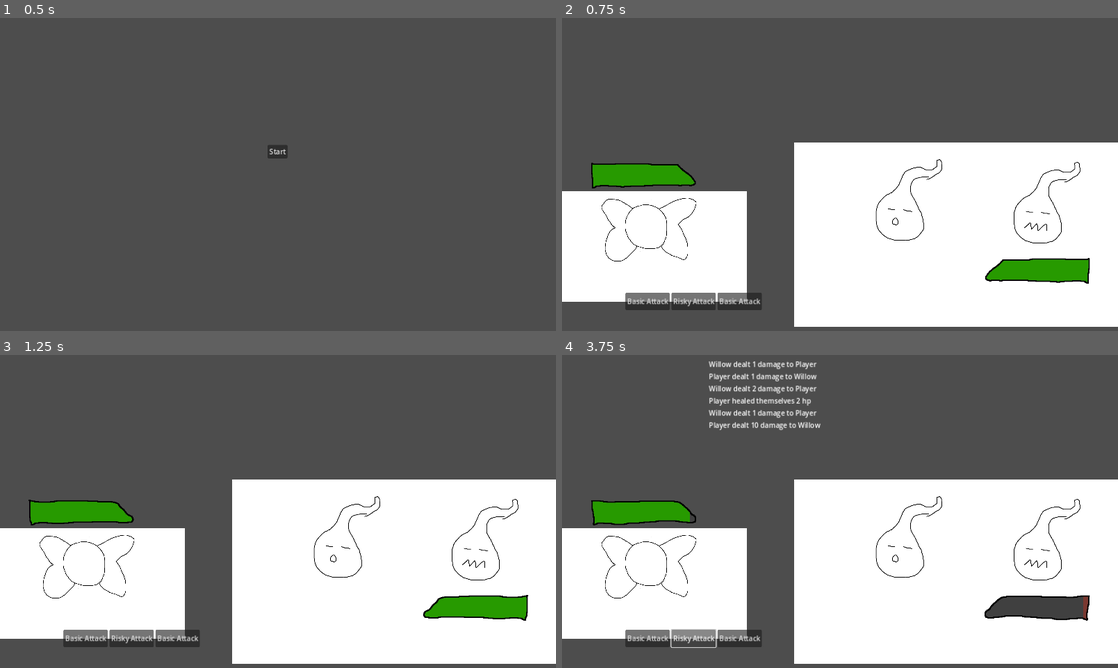
Above: before the commit, frames 1-4 (two rows, left to right).
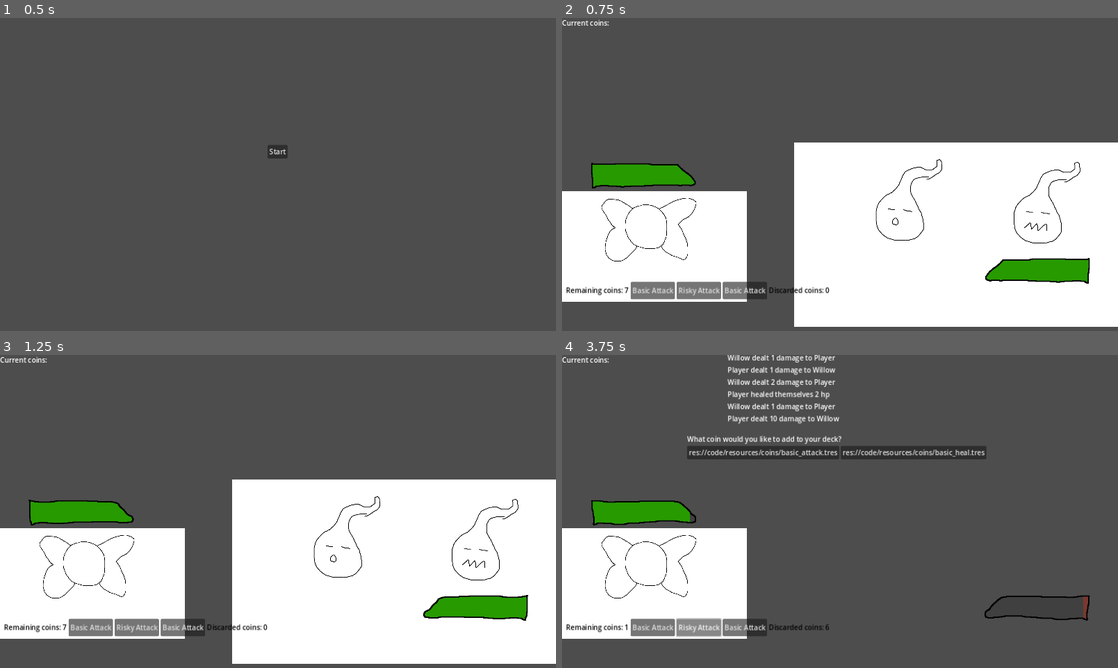
Above: after the commit, the same moments.

Repository: bonsaipropaganda/mini-jam-139
Game: Godot game, scene res://scenes/UI/main_menu.tscn
Two runs of this game, one before a commit and one after it. Both use one fixed random seed, a clock stepped at 60 frames per second and the inputs below.
Inputs:
- Up to frame 1 (0.5 s): no input
- Up to frame 2 (0.75 s): click "Start" at 0.5 s
- Up to frame 3 (1.25 s): no input
- Up to frame 4 (3.75 s): click "Basic Attack" at 1.25 s; click "Basic Attack" at 2 s; click "Basic Heal" at 2.75 s; click "Risky Attack" at 3.5 s

Frame 1 is identical in both runs. In frame 2, 2.0% of the frame differs, in the area x 0-49%, y 0-94%; in frame 3, 2.0%; in frame 4, 40%, in the area x 0-100%, y 0-99%.

Commit message:
Bonsai (#3)
    added coin selection scene (needs finishing)
    added labels showing coins in the deck and in the discard

Diff:
--- /dev/null
+++ b/code/UI/choice_scene_coin.gd
@@ -0,0 +1,31 @@
+extends Control
+
+signal choice_selected(choice)
+
+var basic_attack_coin = "res://code/resources/coins/basic_attack.tres"
+var basic_heal_coin = "res://code/resources/coins/basic_heal.tres"
+var risky_attack_coin = "res://code/resources/coins/risky_attack.tres"
+
+var possible_coins = [basic_attack_coin, basic_heal_coin, risky_attack_coin]
+
+var choice_1
+var choice_2
+
+func _ready() -> void:
+	# pick a random one for each and make sure it's not the same coin
+	choice_1 = possible_coins.pick_random()
+	choice_2 = possible_coins.pick_random()
+	while choice_1 == choice_2:
+		choice_2 = possible_coins.pick_random()
+
+	# setup the UI
+	$VBoxContainer/HBoxContainer/Choice1Button.text = choice_1
+	$VBoxContainer/HBoxContainer/Choice2Button.text = choice_2
+
+
+
+func _on_choice_1_button_pressed() -> void:
+	choice_selected.emit(choice_1)
+
+func _on_choice_2_button_pressed() -> void:
+	choice_selected.emit(choice_2)
--- a/code/UI/coins_hbox.gd
+++ b/code/UI/coins_hbox.gd
@@ -19,3 +19,7 @@
 		coin_2_button.text = player_hand[1].coin_name
 	if player_hand[2]:
 		coin_3_button.text = player_hand[2].coin_name
+
+func _process(delta: float) -> void:
+	$DeckLabel.text = "Remaining coins: " + str(Global.player_deck_size)
+	$DiscardLabel.text = "Discarded coins: " + str(Global.player_discard_size)
--- a/code/deck_component.gd
+++ b/code/deck_component.gd
@@ -63,8 +63,6 @@
 	if current_hand:
 		do_action.emit(current_hand[coin].flip())
 	else: print("empty hand")
-#	print("current_hand: " + str(current_hand))
-#	print("deck_coins:" + str(deck_coins))
 
 
 func finish_hand():
--- a/code/enemies/enemy.gd
+++ b/code/enemies/enemy.gd
@@ -6,6 +6,7 @@
 
 
 signal do_action(action: Action)
+signal enemy_died
 
 
 @export var possible_actions: Array[Action] = []
@@ -44,3 +45,8 @@
 		act_idx += 1
 
 	do_action.emit(possible_actions[act_idx])
+
+
+func _on_health_component_die() -> void:
+	enemy_died.emit()
+	queue_free()
--- a/code/global.gd
+++ b/code/global.gd
@@ -3,12 +3,13 @@
 
 signal action_performed(action: String)
 
-
+# variables
 # list of all possible coins. Might not end up needing this
 const ALL_POSSIBLE_COINS = []
 
 var rng := RandomNumberGenerator.new()
-
+var player_deck_size
+var player_discard_size
 
 func push_action(act: String) -> void:
 	action_performed.emit(act)
--- a/code/player.gd
+++ b/code/player.gd
@@ -21,13 +21,20 @@
 func play_coin(idx: int) -> void:
 	deck_component.play(idx)
 	deck_component.finish_hand()
+	update_deck_ui()
 
 
 func _on_deck_component_dealt(signal_hand) -> void:
 	current_hand = signal_hand
 	if coins_hbox:
 		coins_hbox.player_hand = signal_hand
+	update_deck_ui()
 
 
-func _on_deal_button_pressed() -> void:
-	deck_component.deal()
+func update_deck_ui():
+	Global.player_deck_size = len(deck_component.deck_coins)
+	Global.player_discard_size = len(deck_component.discard_pile)
+
+
+#func _on_coin_choice_selected(choice) -> void:
+#	deck_component.deck_coins.append(choice)
--- /dev/null
+++ b/scenes/UI/choice_scene_coin.tscn
@@ -0,0 +1,35 @@
+[gd_scene load_steps=2 format=3 uid="uid://x32nf6rqxaa5"]
+
+[ext_resource type="Script" path="res://code/UI/choice_scene_coin.gd" id="1_ipoeb"]
+
+[node name="ChoiceSceneCoin" type="Control"]
+layout_mode = 3
+anchors_preset = 15
+anchor_right = 1.0
+anchor_bottom = 1.0
+grow_horizontal = 2
+grow_vertical = 2
+script = ExtResource("1_ipoeb")
+
+[node name="VBoxContainer" type="VBoxContainer" parent="."]
+layout_mode = 0
+offset_right = 40.0
+offset_bottom = 40.0
+
+[node name="Label" type="Label" parent="VBoxContainer"]
+layout_mode = 2
+text = "What coin would you like to add to your deck?"
+
+[node name="HBoxContainer" type="HBoxContainer" parent="VBoxContainer"]
+layout_mode = 2
+
+[node name="Choice1Button" type="Button" parent="VBoxContainer/HBoxContainer"]
+layout_mode = 2
+text = "Example 1"
+
+[node name="Choice2Button" type="Button" parent="VBoxContainer/HBoxContainer"]
+layout_mode = 2
+text = "Example 2"
+
+[connection signal="pressed" from="VBoxContainer/HBoxContainer/Choice1Button" to="." method="_on_choice_1_button_pressed"]
+[connection signal="pressed" from="VBoxContainer/HBoxContainer/Choice2Button" to="." method="_on_choice_2_button_pressed"]
--- a/scenes/enemies/Willo.tscn
+++ b/scenes/enemies/Willo.tscn
@@ -23,3 +23,5 @@
 [node name="HealthComponent" parent="." instance=ExtResource("2_u8w1j")]
 starting_health = 10
 max_health = 10
+
+[connection signal="die" from="HealthComponent" to="." method="_on_health_component_die"]
--- /dev/null
+++ b/scenes/main.gd
@@ -0,0 +1,8 @@
+extends Node2D
+
+func _ready() -> void:
+	for child in $Enemies.get_children():
+		child.enemy_died.connect(_on_enemy_died)
+
+func _on_enemy_died():
+	$CanvasLayer/UI/ChoiceSceneCoin.show()
--- a/scenes/main.tscn
+++ b/scenes/main.tscn
@@ -1,13 +1,16 @@
-[gd_scene load_steps=7 format=3 uid="uid://iejmmnbiii2j"]
+[gd_scene load_steps=9 format=3 uid="uid://iejmmnbiii2j"]
 
 [ext_resource type="PackedScene" uid="uid://b02po41vs2fo2" path="res://scenes/player.tscn" id="1_rlfoc"]
+[ext_resource type="Script" path="res://scenes/main.gd" id="1_u4f47"]
 [ext_resource type="Script" path="res://code/combat/combat_manager.gd" id="2_0uygc"]
 [ext_resource type="PackedScene" uid="uid://pdhajmhtyjha" path="res://scenes/UI/combat_history.tscn" id="2_5qwly"]
 [ext_resource type="Script" path="res://code/UI/coins_hbox.gd" id="2_6e1k6"]
 [ext_resource type="PackedScene" uid="uid://bh7g0ayrjj5c2" path="res://scenes/UI/health_bar.tscn" id="3_u6i8t"]
+[ext_resource type="PackedScene" uid="uid://x32nf6rqxaa5" path="res://scenes/UI/choice_scene_coin.tscn" id="5_gvm72"]
 [ext_resource type="PackedScene" uid="uid://cqmtn0q37ttcv" path="res://scenes/enemies/Willo.tscn" id="6_wtn3q"]
 
 [node name="Main" type="Node2D"]
+script = ExtResource("1_u4f47")
 
 [node name="CanvasLayer" type="CanvasLayer" parent="."]
 
@@ -17,13 +20,26 @@
 offset_right = 40.0
 offset_bottom = 40.0
 
+[node name="ChoiceSceneCoin" parent="CanvasLayer/UI" instance=ExtResource("5_gvm72")]
+visible = false
+layout_mode = 1
+offset_left = 288.0
+offset_top = 182.0
+offset_right = 288.0
+offset_bottom = 182.0
+
 [node name="CoinsHBox" type="HBoxContainer" parent="CanvasLayer/UI"]
 layout_mode = 0
-offset_left = 146.0
-offset_top = 632.0
-offset_right = 186.0
-offset_bottom = 672.0
+offset_left = 9.0
+offset_top = 607.0
+offset_right = 399.0
+offset_bottom = 647.0
 script = ExtResource("2_6e1k6")
+
+[node name="DeckLabel" type="Label" parent="CanvasLayer/UI/CoinsHBox"]
+layout_mode = 2
+theme_override_colors/font_color = Color(0, 0, 0, 1)
+text = "Coins in deck: "
 
 [node name="Coin1Button" type="Button" parent="CanvasLayer/UI/CoinsHBox"]
 layout_mode = 2
@@ -39,11 +55,10 @@
 layout_mode = 2
 text = "Coin 3"
 
-[node name="CombatHistory" parent="CanvasLayer/UI" instance=ExtResource("2_5qwly")]
-layout_mode = 1
-offset_left = 338.0
-offset_right = 844.0
-offset_bottom = 133.0
+[node name="DiscardLabel" type="Label" parent="CanvasLayer/UI/CoinsHBox"]
+layout_mode = 2
+theme_override_colors/font_color = Color(0, 0, 0, 1)
+text = "Discard pile:"
 
 [node name="PlayerHealthBar" parent="CanvasLayer/UI" node_paths=PackedStringArray("target_entity") instance=ExtResource("3_u6i8t")]
 layout_mode = 1
@@ -60,20 +75,36 @@
 offset_right = 1474.0
 offset_bottom = 614.0
 scale = Vector2(-1, 1)
-target_entity = NodePath("../../../Willow")
+target_entity = NodePath("../../../Enemies/Willow")
+
+[node name="CurrentCoins" type="Label" parent="CanvasLayer/UI"]
+layout_mode = 0
+offset_right = 40.0
+offset_bottom = 23.0
+text = "Current coins:"
 
 [node name="CombatManager" type="Node" parent="." node_paths=PackedStringArray("player", "enemy")]
 script = ExtResource("2_0uygc")
 player = NodePath("../Player")
-enemy = NodePath("../Willow")
+enemy = NodePath("../Enemies/Willow")
+
+[node name="CombatHistory" parent="." instance=ExtResource("2_5qwly")]
+offset_left = 381.0
+offset_top = 158.0
+offset_right = 381.0
+offset_bottom = 158.0
+message_spacing = null
+history_length = null
 
 [node name="Player" parent="." instance=ExtResource("1_rlfoc")]
 position = Vector2(184, 526)
 
-[node name="Willow" parent="." instance=ExtResource("6_wtn3q")]
+[node name="Enemies" type="Node" parent="."]
+
+[node name="Willow" parent="Enemies" instance=ExtResource("6_wtn3q")]
 position = Vector2(978, 498)
 
 [connection signal="pressed" from="CanvasLayer/UI/CoinsHBox/Coin1Button" to="Player" method="play_coin" binds= [0]]
 [connection signal="pressed" from="CanvasLayer/UI/CoinsHBox/Coin2Button" to="Player" method="play_coin" binds= [1]]
 [connection signal="pressed" from="CanvasLayer/UI/CoinsHBox/Coin3Button" to="Player" method="play_coin" binds= [2]]
-[connection signal="end_player_turn" from="CombatManager" to="Willow" method="play_turn"]
+[connection signal="end_player_turn" from="CombatManager" to="Enemies/Willow" method="play_turn"]
